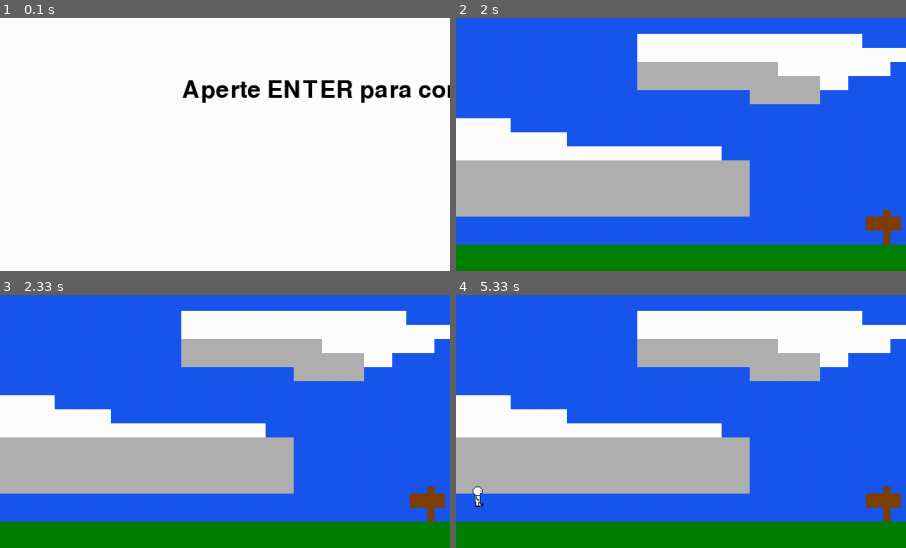
Above: before the commit, frames 1-4 (two rows, left to right).
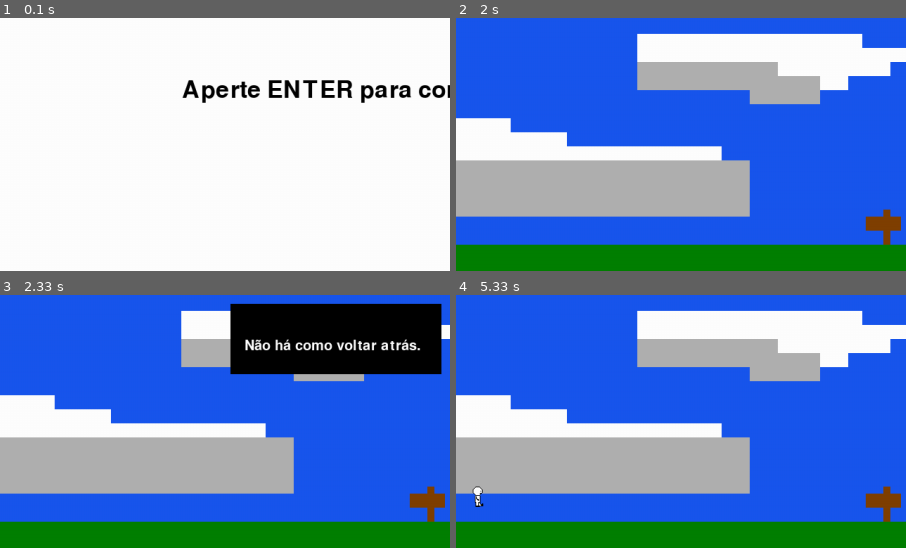
Above: after the commit, the same moments.

Repository: NicoMartins2/MADE-pygame
Game: pygame game, started from main.py
Two runs of this game, one before a commit and one after it. Both use one fixed random seed, a clock stepped at 60 frames per second and the inputs below.
Inputs:
- Up to frame 1 (0.1 s): no input
- Up to frame 2 (2 s): tap Enter at 0.33 s; hold Up 0.67-1.13 s; hold Right 1.17-1.63 s; hold Left from 1.67 s (still down)
- Up to frame 3 (2.33 s): release Left at 2.2 s
- Up to frame 4 (5.33 s): hold Up 2.67-3.03 s; hold Right 3.07-3.7 s; hold Left 3.73-4.2 s; hold Right 4.23-4.7 s; hold Up 4.73-5.03 s; hold Right from 5.07 s (still down)
The pictures show only the part of the screen within x 11-61%, y 41-91%; the shares and areas given below are measured in that part.

Frames 1-2 are identical in both runs. In frame 3, 13% of the frame differs, in the area x 51-99%, y 3-32%; in frame 4, nothing differs.

Commit message:
added message if player try to return by left side of screen

Diff:
--- a/code/Level.py
+++ b/code/Level.py
@@ -99,6 +99,11 @@
                 if player is None:
                     return False
 
+                # mensagem ao tentar retornar
+                if player.rect.left < 0:
+                    pygame.draw.rect(self.window, C_BLACK, (WIN_WIDTH / 2 - 170, WIN_HEIGHT / 2 - 50, 300, 100))
+                    self.level_text(30, "Não há como voltar atrás.", C_WHITE, (WIN_WIDTH / 2 - 150, WIN_HEIGHT / 2))
+
                 if player.rect.right > WIN_WIDTH:
                     return True
 
